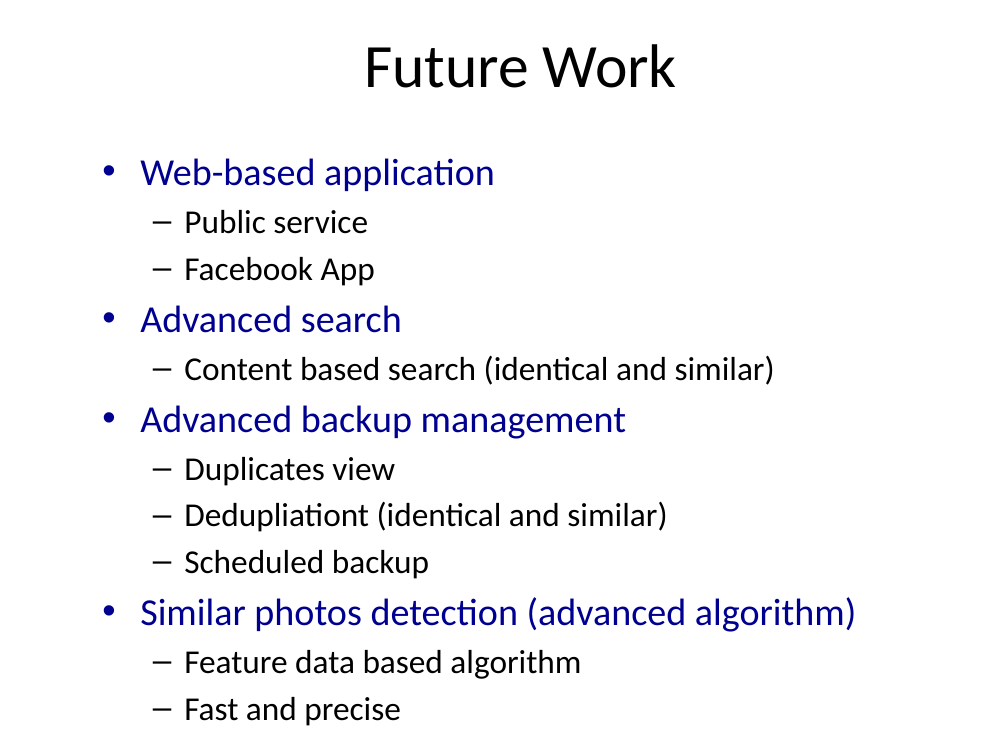
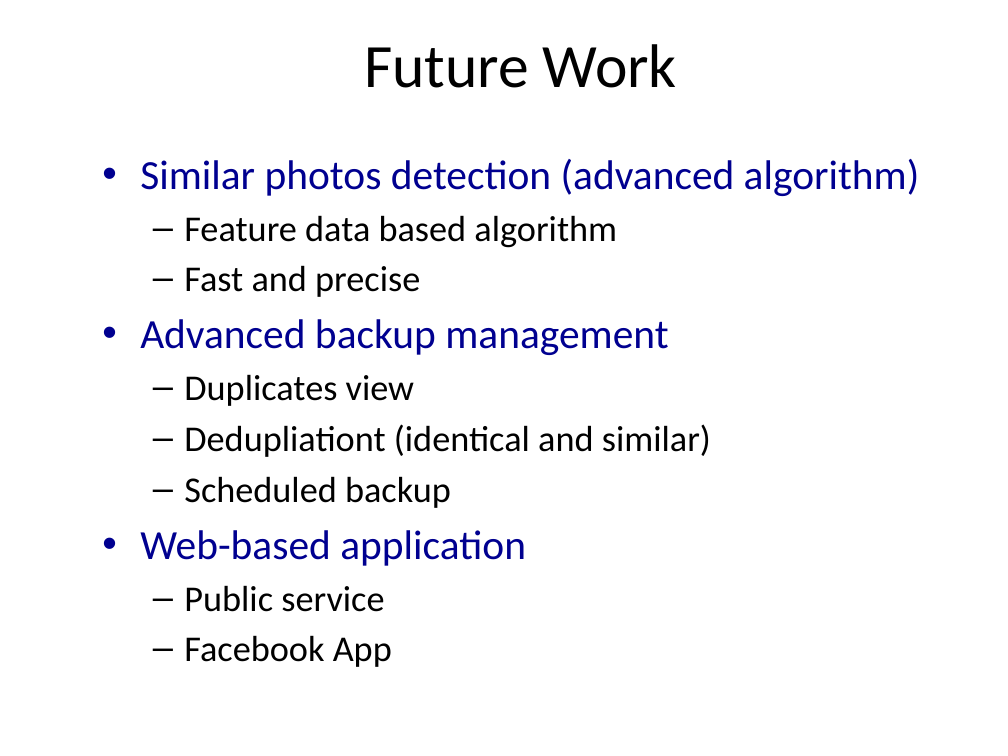
Before and after one commit to maoxuli/hat, a slide deck: slide 11 of doc/Magicians Hat - slides.pptx. Drawn at 1008x756 pixels with LibreOffice and Linux fonts; fonts in the diff are those of the drawing; background and template pictures are left out. Boxes give left, top, right and bottom in pixels: in the first picture for what was removed or moved away, otherwise in the second. Text is boxed around its words. In the diff, an @@ line names an element or a change of style, - is before the commit and + after.

Commit message:
Similar photos score

```diff
--- a/doc/Magicians Hat - slides.pptx
+++ b/doc/Magicians Hat - slides.pptx
@@ text at (140, 159, 920, 297): text changed; size 23.8 to 29.6 pt; text colour #000000 to #000090 @@
-• Web-based application
-  – Public service
-  – Facebook App
-• Advanced search
-  – Content based search (identical and similar)
+• Similar photos detection (advanced algorithm)
+  – Feature data based algorithm
+  – Fast and precise
@@ text at (140, 319, 711, 508): size 27.2 to 29.6 pt in "Advanced backup management"; size 23.8 to 25.9 pt in "Duplicates view", "Dedupliationt (identical and similar)", "Scheduled backup" @@
@@ text at (140, 530, 526, 667): text changed; size 27.2 to 25.9 pt; text colour #000090 to #000000 @@
-• Similar photos detection (advanced algorithm)
-  – Feature data based algorithm
-  – Fast and precise
+• Web-based application
+  – Public service
+  – Facebook App
```
Also in this commit, not shown: 4 other slides changed, 7 other files.
